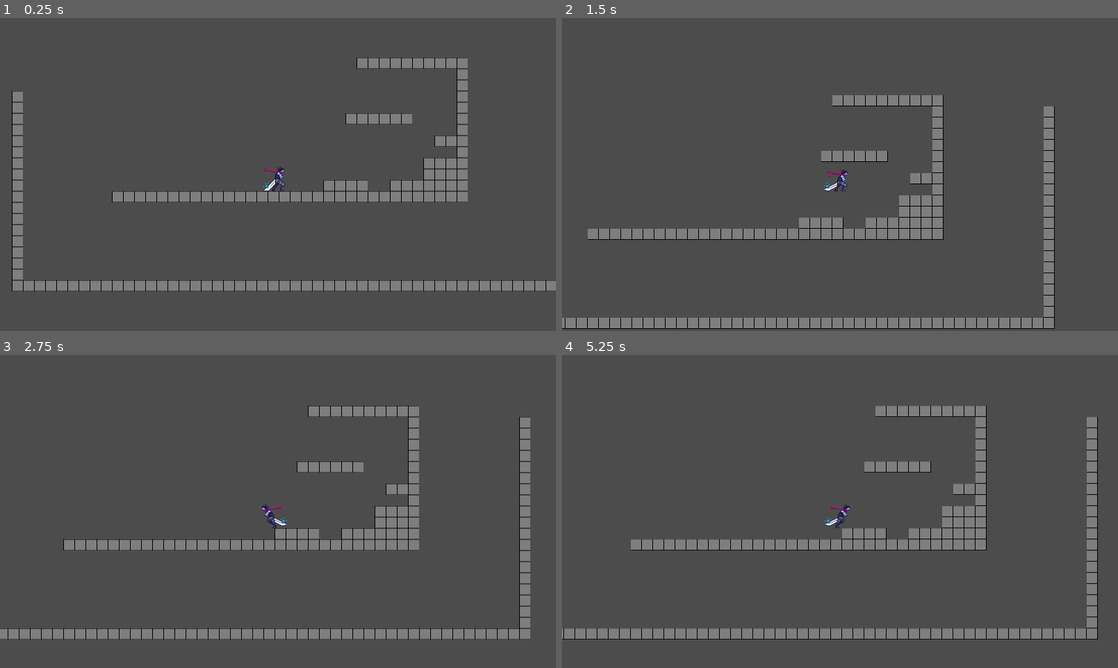
Above: before the commit, frames 1-4 (two rows, left to right).
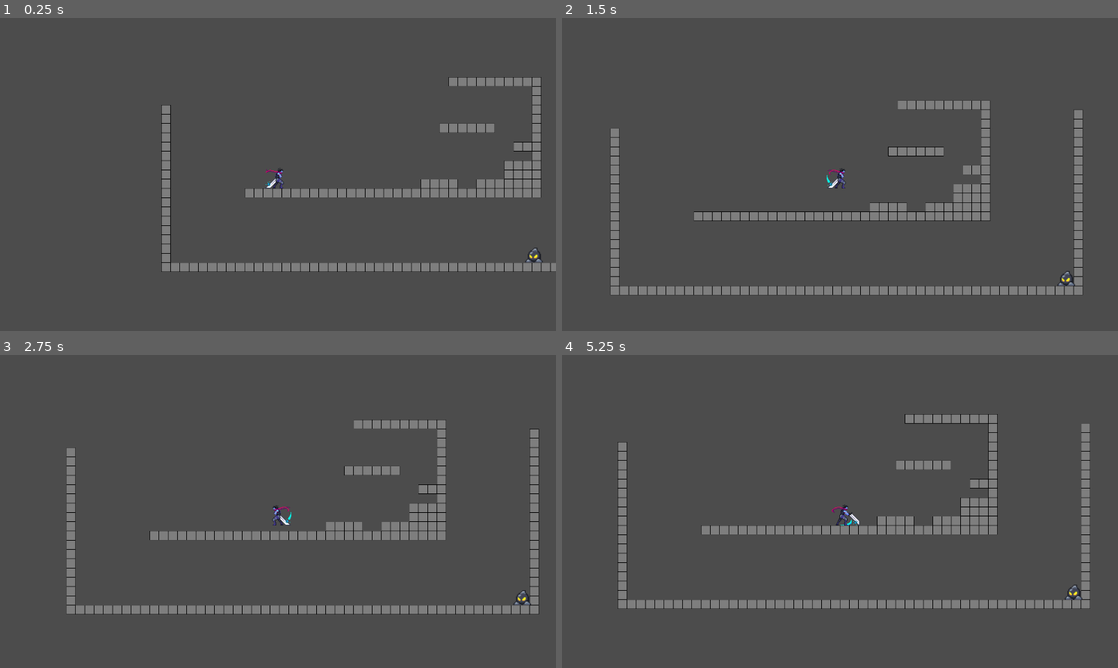
Above: after the commit, the same moments.

Repository: Desponark/The-Override
Game: Godot game, scene res://Game.tscn
The game is run twice, just before and just after one commit, with the same random seed, the same clock (stepped at 60 frames per second) and the same inputs.
Inputs:
- Up to frame 1 (0.25 s): no input
- Up to frame 2 (1.5 s): tap Enter at 0.5 s; hold F (attack) 0.53-1.28 s; hold Right (ui_right) from 0.53 s (still down); tap Space (jump) at 0.77, 0.8, 1.07, 1.35 s
- Up to frame 3 (2.75 s): tap Space (jump) at 1.52, 1.82, 2.3 s; tap F (attack) at 1.55 s; release Right (ui_right) at 2.03 s; hold Left (ui_left) from 2.03 s (still down); hold F (attack) from 2.03 s (still down)
- Up to frame 4 (5.25 s): release Left (ui_left) at 2.78 s; release F (attack) at 2.78 s; hold Right (ui_right) 2.78-4.28 s; tap F (attack) at 2.85, 4.35 s; tap Space (jump) at 3.02, 3.32, 3.6, 3.77, 4.07, 4.52, 4.82 s; hold Left (ui_left) 4.28-5.03 s; hold Right (ui_right) from 5.03 s (still down); hold F (attack) from 5.03 s (still down)

The runs differ from the first frame. In frame 1, 13% of the frame differs, in the area x 2-100%, y 12-88%; in frame 2, 16%, in the area x 0-94%, y 24-100%; in frame 3, 15%; in frame 4, 15%.

Commit message:
- added hit & hurtboxes - updated enemies - added juice to melee hit

Diff:
--- a/Prototype2/Game.tscn
+++ b/Prototype2/Game.tscn
@@ -1,13 +1,17 @@
-[gd_scene load_steps=3 format=2]
+[gd_scene load_steps=4 format=2]
 
 [ext_resource path="res://assets/player/Player.tscn" type="PackedScene" id=1]
 [ext_resource path="res://assets/environment/tilemaps/GrayBlock.tscn" type="PackedScene" id=2]
+[ext_resource path="res://assets/enemies/Enemy.tscn" type="PackedScene" id=3]
 
 [node name="Game" type="Node2D"]
 
 [node name="Player" parent="." instance=ExtResource( 1 )]
-position = Vector2( 477, 493 )
+position = Vector2( 115, 527 )
 acceleration = 0.05
 
 [node name="GrayBlock" parent="." instance=ExtResource( 2 )]
 tile_data = PoolIntArray( 393238, 0, 0, 393239, 0, 0, 393240, 0, 0, 393241, 0, 0, 393242, 0, 0, 393243, 0, 0, 393244, 0 …(2322 unchanged characters)…
+
+[node name="Enemy" parent="." instance=ExtResource( 3 )]
+position = Vector2( 989, 778 )
--- /dev/null
+++ b/Prototype2/assets/collisionBoxes/HitBox.gd
@@ -0,0 +1,4 @@
+class_name HitBox
+extends Area2D
+
+export var damage = 10
--- /dev/null
+++ b/Prototype2/assets/collisionBoxes/HurtBox.gd
@@ -0,0 +1,15 @@
+class_name HurtBox
+extends Area2D
+
+func _ready():
+	connect("area_entered", self, "_on_area_entered")
+
+func _on_area_entered(hitBox: HitBox):
+	# return if area is not a hitbox
+	if hitBox == null:
+		return
+
+	if owner.has_method("takeDamage"):
+		owner.takeDamage(hitBox.damage)
+	if owner.has_method("knockBack"):
+		owner.knockBack(hitBox.global_position)
--- /dev/null
+++ b/Prototype2/assets/enemies/Enemy.gd
@@ -0,0 +1,39 @@
+extends KinematicBody2D
+#extends RigidBody2D
+
+const upDiretion = Vector2.UP
+
+export var gravity = 4500.0
+export var moveSpeed = 400.0
+export (float, 0, 1.0) var acceleration = 0.1
+var horizontalDirection = -1
+
+var knockBackForce = Vector2.ZERO
+
+var velocity = Vector2.ZERO
+
+
+func takeDamage(damage):
+	$AnimationPlayer.play("hit")
+	print(damage)
+
+
+func knockBack(sourcePosition):
+	$HitParticles.rotation = get_angle_to(sourcePosition) + PI
+	knockBackForce = - global_position.direction_to(sourcePosition) * 300
+	velocity = knockBackForce
+
+	print(knockBackForce)
+
+func _physics_process(delta):
+
+	# get knockbacked
+#	knockBackForce = lerp(knockBackForce, Vector2.ZERO, delta * 10)
+#	move_and_slide(knockBackForce, upDiretion)
+
+	# apply gravity
+	velocity.y += gravity * delta
+	velocity.x += moveSpeed * delta
+	clamp(velocity.x, 0.0, moveSpeed)
+#	velocity.x = lerp(velocity.x, horizontalDirection * moveSpeed, acceleration)
+	move_and_slide(velocity, upDiretion)
--- /dev/null
+++ b/Prototype2/assets/enemies/Enemy.tscn
@@ -0,0 +1,203 @@
+[gd_scene load_steps=18 format=2]
+
+[ext_resource path="res://assets/enemies/Swordsman0000.png" type="Texture" id=1]
+[ext_resource path="res://assets/enemies/Swordsman0001.png" type="Texture" id=2]
+[ext_resource path="res://assets/enemies/Swordsman0003.png" type="Texture" id=3]
+[ext_resource path="res://assets/enemies/Swordsman0002.png" type="Texture" id=4]
+[ext_resource path="res://assets/collisionBoxes/HurtBox.gd" type="Script" id=5]
+[ext_resource path="res://assets/enemies/Enemy.gd" type="Script" id=6]
+[ext_resource path="res://assets/shaders/WhiteFlash.gdshader" type="Shader" id=7]
+[ext_resource path="res://assets/enemies/ice_particle_white.png" type="Texture" id=8]
+
+[sub_resource type="ShaderMaterial" id=8]
+shader = ExtResource( 7 )
+shader_param/active = false
+
+[sub_resource type="RectangleShape2D" id=4]
+extents = Vector2( 25, 24 )
+
+[sub_resource type="Animation" id=2]
+length = 0.001
+tracks/0/type = "value"
+tracks/0/path = NodePath("Sprite:texture")
+tracks/0/interp = 1
+tracks/0/loop_wrap = true
+tracks/0/imported = false
+tracks/0/enabled = true
+tracks/0/keys = {
+"times": PoolRealArray( 0 ),
+"transitions": PoolRealArray( 1 ),
+"update": 0,
+"values": [ ExtResource( 1 ) ]
+}
+tracks/1/type = "value"
+tracks/1/path = NodePath("Sprite:rotation_degrees")
+tracks/1/interp = 1
+tracks/1/loop_wrap = true
+tracks/1/imported = false
+tracks/1/enabled = true
+tracks/1/keys = {
+"times": PoolRealArray( 0 ),
+"transitions": PoolRealArray( 1 ),
+"update": 0,
+"values": [ 0.0 ]
+}
+tracks/2/type = "value"
+tracks/2/path = NodePath("Sprite:material:shader_param/active")
+tracks/2/interp = 1
+tracks/2/loop_wrap = true
+tracks/2/imported = false
+tracks/2/enabled = true
+tracks/2/keys = {
+"times": PoolRealArray( 0 ),
+"transitions": PoolRealArray( 1 ),
+"update": 0,
+"values": [ false ]
+}
+tracks/3/type = "value"
+tracks/3/path = NodePath("HitParticles:emitting")
+tracks/3/interp = 1
+tracks/3/loop_wrap = true
+tracks/3/imported = false
+tracks/3/enabled = true
+tracks/3/keys = {
+"times": PoolRealArray( 0 ),
+"transitions": PoolRealArray( 1 ),
+"update": 0,
+"values": [ false ]
+}
+
+[sub_resource type="Animation" id=6]
+resource_name = "hit"
+length = 0.3
+step = 0.05
+tracks/0/type = "value"
+tracks/0/path = NodePath("Sprite:rotation_degrees")
+tracks/0/interp = 1
+tracks/0/loop_wrap = true
+tracks/0/imported = false
+tracks/0/enabled = true
+tracks/0/keys = {
+"times": PoolRealArray( 0, 0.1, 0.2, 0.25 ),
+"transitions": PoolRealArray( 1, 1, 1, 1 ),
+"update": 0,
+"values": [ -20.0, 20.0, -10.0, 0.0 ]
+}
+tracks/1/type = "value"
+tracks/1/path = NodePath("Sprite:material:shader_param/active")
+tracks/1/interp = 1
+tracks/1/loop_wrap = true
+tracks/1/imported = false
+tracks/1/enabled = true
+tracks/1/keys = {
+"times": PoolRealArray( 0, 0.05, 0.1, 0.15 ),
+"transitions": PoolRealArray( 1, 1, 1, 1 ),
+"update": 1,
+"values": [ true, false, true, false ]
+}
+tracks/2/type = "method"
+tracks/2/path = NodePath("HitParticles")
+tracks/2/interp = 1
+tracks/2/loop_wrap = true
+tracks/2/imported = false
+tracks/2/enabled = true
+tracks/2/keys = {
+"times": PoolRealArray( 0 ),
+"transitions": PoolRealArray( 1 ),
+"values": [ {
+"args": [  ],
+"method": "restart"
+} ]
+}
+tracks/3/type = "value"
+tracks/3/path = NodePath("HitParticles:emitting")
+tracks/3/interp = 1
+tracks/3/loop_wrap = true
+tracks/3/imported = false
+tracks/3/enabled = true
+tracks/3/keys = {
+"times": PoolRealArray( 0 ),
+"transitions": PoolRealArray( 1 ),
+"update": 1,
+"values": [ true ]
+}
+
+[sub_resource type="Animation" id=3]
+resource_name = "run"
+length = 0.8
+loop = true
+tracks/0/type = "value"
+tracks/0/path = NodePath("Sprite:texture")
+tracks/0/interp = 1
+tracks/0/loop_wrap = true
+tracks/0/imported = false
+tracks/0/enabled = true
+tracks/0/keys = {
+"times": PoolRealArray( 0, 0.2, 0.4, 0.6 ),
+"transitions": PoolRealArray( 1, 1, 1, 1 ),
+"update": 1,
+"values": [ ExtResource( 1 ), ExtResource( 2 ), ExtResource( 4 ), ExtResource( 3 ) ]
+}
+
+[sub_resource type="RectangleShape2D" id=5]
+extents = Vector2( 25, 24 )
+
+[sub_resource type="Curve" id=10]
+_data = [ Vector2( 0, 0.413636 ), 0.0, 0.0, 0, 0, Vector2( 0.1875, 1 ), 0.0, 0.0, 0, 0, Vector2( 1, 0.195455 ), 0.0, 0.0, 0, 0 ]
+
+[sub_resource type="CurveTexture" id=11]
+curve = SubResource( 10 )
+
+[sub_resource type="ParticlesMaterial" id=9]
+emission_shape = 1
+emission_sphere_radius = 16.0
+flag_disable_z = true
+gravity = Vector3( 0, 0, 0 )
+initial_velocity = 600.0
+orbit_velocity = 0.0
+orbit_velocity_random = 0.0
+linear_accel = -850.0
+linear_accel_random = 0.58
+damping = 150.0
+damping_random = 0.45
+scale = 0.5
+scale_curve = SubResource( 11 )
+
+[node name="Enemy" type="KinematicBody2D"]
+script = ExtResource( 6 )
+
+[node name="Sprite" type="Sprite" parent="."]
+material = SubResource( 8 )
+position = Vector2( 1, 0 )
+scale = Vector2( 3, 3 )
+texture = ExtResource( 1 )
+
+[node name="CollisionShape2D" type="CollisionShape2D" parent="."]
+position = Vector2( -3, 12 )
+shape = SubResource( 4 )
+
+[node name="AnimationPlayer" type="AnimationPlayer" parent="."]
+anims/RESET = SubResource( 2 )
+anims/hit = SubResource( 6 )
+anims/run = SubResource( 3 )
+
+[node name="HurtBox" type="Area2D" parent="."]
+collision_layer = 0
+collision_mask = 2
+script = ExtResource( 5 )
+
+[node name="CollisionShape2D" type="CollisionShape2D" parent="HurtBox"]
+position = Vector2( -3, 12 )
+shape = SubResource( 5 )
+
+[node name="HitParticles" type="Particles2D" parent="."]
+emitting = false
+amount = 6
+lifetime = 0.3
+one_shot = true
+preprocess = 0.03
+explosiveness = 0.87
+randomness = 0.55
+local_coords = false
+process_material = SubResource( 9 )
+texture = ExtResource( 8 )
--- a/Prototype2/assets/player/Player.gd
+++ b/Prototype2/assets/player/Player.gd
@@ -17,22 +17,42 @@
 export var maxHealth = 100
 var health = 100
 
+var isFalling = false
+var isJumping = false
+var isDoubleJumping = false
+var isJumpCancelled = false
+var isIdling = false
+var isRunning = false
+
 func _ready():
 	health = maxHealth
+
+func _unhandled_input(event):
+	if event.is_action_pressed("attack"):
+		$AnimationPlayer.play("attack")
+	pass
 
 func _physics_process(delta: float):
 	var horizontalDirection = Input.get_action_strength("ui_right") - Input.get_action_strength("ui_left")
 
 	velocity = calculateMoveVelocity(horizontalDirection, delta)
 
-	var isFalling = velocity.y > 0.0 and not is_on_floor()
-	var isJumping = Input.is_action_just_pressed("jump") and is_on_floor()
-	var isDoubleJumping = Input.is_action_just_pressed("jump") and isFalling
-	var isJumpCancelled = Input.is_action_just_released("jump") and velocity.y < minJumpHeight
-	var isIdling = is_on_floor() and is_zero_approx(velocity.x)
-	var isRunning = is_on_floor() and not is_zero_approx(velocity.x)
+	isFalling = velocity.y > 0.0 and not is_on_floor()
+	isJumping = Input.is_action_just_pressed("jump") and is_on_floor()
+	isDoubleJumping = Input.is_action_just_pressed("jump") and isFalling
+	isJumpCancelled = Input.is_action_just_released("jump") and velocity.y < minJumpHeight
+	isIdling = is_on_floor() and (velocity.x < 1 and velocity.x > -1) #is_zero_approx(velocity.x)
+	isRunning = is_on_floor() and not (velocity.x < 1 and velocity.x > -1) #not is_zero_approx(velocity.x)
 
-	# handle jumping
+	handleJumping()
+
+	playAnimations()
+
+	velocity = move_and_slide(velocity, upDiretion)
+
+	switchSpriteDirection(horizontalDirection)
+
+func handleJumping():
 	if isJumping:
 		jumpsMade += 1
 		velocity.y = maxJumpHeight
@@ -45,20 +65,22 @@
 	elif isIdling or isRunning:
 		jumpsMade = 0
 
-	# play animations
+func playAnimations():
+	# if attack animation plays dont play any other animation
+	if $AnimationPlayer.current_animation == "attack":
+		return
+
 	if isJumping or isDoubleJumping:
-		$AnimationPlayer.play("Jump")
+#		$AnimationPlayer.play("jump")
+		pass
 	elif isRunning:
-		$AnimationPlayer.play("Run")
+		$AnimationPlayer.play("run")
 	elif isFalling:
-#		$AnimationPlayer.play("Fall")
+#		$AnimationPlayer.play("fall")
 		pass
 	elif isIdling:
-		$AnimationPlayer.play("Idle")
+		$AnimationPlayer.play("idle")
 
-	velocity = move_and_slide(velocity, upDiretion)
-
-	switchSpriteDirection(horizontalDirection)
 
 func calculateMoveVelocity(horizontalDirection, delta):
 	if horizontalDirection != 0:
--- a/Prototype2/assets/player/Player.tscn
+++ b/Prototype2/assets/player/Player.tscn
@@ -1,171 +1,15 @@
-[gd_scene load_steps=12 format=2]
+[gd_scene load_steps=14 format=2]
 
 [ext_resource path="res://assets/player/SwordsmanIdle-sheet.png" type="Texture" id=1]
 [ext_resource path="res://assets/player/Player.gd" type="Script" id=2]
 [ext_resource path="res://assets/player/SwordsmanRunningSeperated-sheet.png" type="Texture" id=3]
 [ext_resource path="res://assets/player/SwordsmanJump-sheet.png" type="Texture" id=4]
 [ext_resource path="res://assets/player/SwordsmanAttack-sheet.png" type="Texture" id=5]
+[ext_resource path="res://assets/collisionBoxes/HitBox.gd" type="Script" id=6]
 
 [sub_resource type="CapsuleShape2D" id=1]
 radius = 32.0
 height = 8.0
-
-[sub_resource type="Animation" id=5]
-resource_name = "Attack"
-length = 0.6
-tracks/0/type = "value"
-tracks/0/path = NodePath("Sprite:frame")
-tracks/0/interp = 1
-tracks/0/loop_wrap = true
-tracks/0/imported = false
-tracks/0/enabled = true
-tracks/0/keys = {
-"times": PoolRealArray( 0, 0.6 ),
-"transitions": PoolRealArray( 1, 1 ),
-"update": 0,
-"values": [ 0, 5 ]
-}
-tracks/1/type = "value"
-tracks/1/path = NodePath("Sprite:texture")
-tracks/1/interp = 1
-tracks/1/loop_wrap = true
-tracks/1/imported = false
-tracks/1/enabled = true
-tracks/1/keys = {
-"times": PoolRealArray( 0 ),
-"transitions": PoolRealArray( 1 ),
-"update": 1,
-"values": [ ExtResource( 5 ) ]
-}
-tracks/2/type = "value"
-tracks/2/path = NodePath("Sprite:hframes")
-tracks/2/interp = 1
-tracks/2/loop_wrap = true
-tracks/2/imported = false
-tracks/2/enabled = true
-tracks/2/keys = {
-"times": PoolRealArray( 0 ),
-"transitions": PoolRealArray( 1 ),
-"update": 1,
-"values": [ 6 ]
-}
-tracks/3/type = "value"
-tracks/3/path = NodePath("Sprite:position")
-tracks/3/interp = 1
-tracks/3/loop_wrap = true
-tracks/3/imported = false
-tracks/3/enabled = true
-tracks/3/keys = {
-"times": PoolRealArray( 0 ),
-"transitions": PoolRealArray( 1 ),
-"update": 0,
-"values": [ Vector2( 0, -19 ) ]
-}
-
-[sub_resource type="Animation" id=2]
-resource_name = "Idle"
-length = 0.6
-loop = true
-tracks/0/type = "value"
-tracks/0/path = NodePath("Sprite:frame")
-tracks/0/interp = 1
-tracks/0/loop_wrap = true
-tracks/0/imported = false
-tracks/0/enabled = true
-tracks/0/keys = {
-"times": PoolRealArray( 0, 0.6 ),
-"transitions": PoolRealArray( 1, 1 ),
-"update": 0,
-"values": [ 0, 3 ]
-}
-tracks/1/type = "value"
-tracks/1/path = NodePath("Sprite:texture")
-tracks/1/interp = 1
-tracks/1/loop_wrap = true
-tracks/1/imported = false
-tracks/1/enabled = true
-tracks/1/keys = {
-"times": PoolRealArray( 0 ),
-"transitions": PoolRealArray( 1 ),
-"update": 1,
-"values": [ ExtResource( 1 ) ]
-}
-tracks/2/type = "value"
-tracks/2/path = NodePath("Sprite:hframes")
-tracks/2/interp = 1
-tracks/2/loop_wrap = true
-tracks/2/imported = false
-tracks/2/enabled = true
-tracks/2/keys = {
-"times": PoolRealArray( 0 ),
-"transitions": PoolRealArray( 1 ),
-"update": 1,
-"values": [ 4 ]
-}
-tracks/3/type = "value"
-tracks/3/path = NodePath("Sprite:position")
-tracks/3/interp = 1
-tracks/3/loop_wrap = true
-tracks/3/imported = false
-tracks/3/enabled = true
-tracks/3/keys = {
-"times": PoolRealArray( 0 ),
-"transitions": PoolRealArray( 1 ),
-"update": 0,
-"values": [ Vector2( -12, 0 ) ]
-}
-
-[sub_resource type="Animation" id=3]
-resource_name = "Jump"
-length = 0.8
-tracks/0/type = "value"
-tracks/0/path = NodePath("Sprite:frame")
-tracks/0/interp = 1
-tracks/0/loop_wrap = true
-tracks/0/imported = false
-tracks/0/enabled = true
-tracks/0/keys = {
-"times": PoolRealArray( 0, 0.8 ),
-"transitions": PoolRealArray( 1, 1 ),
-"update": 0,
-"values": [ 0, 8 ]
-}
-tracks/1/type = "value"
-tracks/1/path = NodePath("Sprite:texture")
-tracks/1/interp = 1
-tracks/1/loop_wrap = true
-tracks/1/imported = false
-tracks/1/enabled = true
-tracks/1/keys = {
-"times": PoolRealArray( 0 ),
-"transitions": PoolRealArray( 1 ),
-"update": 1,
-"values": [ ExtResource( 4 ) ]
-}
-tracks/2/type = "value"
-tracks/2/path = NodePath("Sprite:hframes")
-tracks/2/interp = 1
-tracks/2/loop_wrap = true
-tracks/2/imported = false
-tracks/2/enabled = true
-tracks/2/keys = {
-"times": PoolRealArray( 0 ),
-"transitions": PoolRealArray( 1 ),
-"update": 1,
-"values": [ 9 ]
-}
-tracks/3/type = "value"
-tracks/3/path = NodePath("Sprite:position")
-tracks/3/interp = 1
-tracks/3/loop_wrap = true
-tracks/3/imported = false
-tracks/3/enabled = true
-tracks/3/keys = {
-"times": PoolRealArray( 0 ),
-"transitions": PoolRealArray( 1 ),
-"update": 0,
-"values": [ Vector2( -9, -34 ) ]
-}
 
 [sub_resource type="Animation" id=6]
 length = 0.001
@@ -229,9 +73,190 @@
 "update": 0,
 "values": [ Vector2( 0, -34 ) ]
 }
+tracks/5/type = "value"
+tracks/5/path = NodePath("HitBox/CollisionShape2D:disabled")
+tracks/5/interp = 1
+tracks/5/loop_wrap = true
+tracks/5/imported = false
+tracks/5/enabled = true
+tracks/5/keys = {
+"times": PoolRealArray( 0 ),
+"transitions": PoolRealArray( 1 ),
+"update": 0,
+"values": [ true ]
+}
+
+[sub_resource type="Animation" id=5]
+resource_name = "attack"
+length = 0.4
+tracks/0/type = "value"
+tracks/0/path = NodePath("Sprite:frame")
+tracks/0/interp = 1
+tracks/0/loop_wrap = true
+tracks/0/imported = false
+tracks/0/enabled = true
+tracks/0/keys = {
+"times": PoolRealArray( 0, 0.4 ),
+"transitions": PoolRealArray( 1, 1 ),
+"update": 0,
+"values": [ 0, 5 ]
+}
+tracks/1/type = "value"
+tracks/1/path = NodePath("Sprite:texture")
+tracks/1/interp = 1
+tracks/1/loop_wrap = true
+tracks/1/imported = false
+tracks/1/enabled = true
+tracks/1/keys = {
+"times": PoolRealArray( 0 ),
+"transitions": PoolRealArray( 1 ),
+"update": 1,
+"values": [ ExtResource( 5 ) ]
+}
+tracks/2/type = "value"
+tracks/2/path = NodePath("Sprite:hframes")
+tracks/2/interp = 1
+tracks/2/loop_wrap = true
+tracks/2/imported = false
+tracks/2/enabled = true
+tracks/2/keys = {
+"times": PoolRealArray( 0 ),
+"transitions": PoolRealArray( 1 ),
+"update": 1,
+"values": [ 6 ]
+}
+tracks/3/type = "value"
+tracks/3/path = NodePath("Sprite:position")
+tracks/3/interp = 1
+tracks/3/loop_wrap = true
+tracks/3/imported = false
+tracks/3/enabled = true
+tracks/3/keys = {
+"times": PoolRealArray( 0 ),
+"transitions": PoolRealArray( 1 ),
+"update": 0,
+"values": [ Vector2( 0, -19 ) ]
+}
+tracks/4/type = "value"
+tracks/4/path = NodePath("HitBox/CollisionShape2D:disabled")
+tracks/4/interp = 1
+tracks/4/loop_wrap = true
+tracks/4/imported = false
+tracks/4/enabled = true
+tracks/4/keys = {
+"times": PoolRealArray( 0, 0.2, 0.4 ),
+"transitions": PoolRealArray( 1, 1, 1 ),
+"update": 1,
+"values": [ true, false, true ]
+}
+
+[sub_resource type="Animation" id=2]
+resource_name = "idle"
+length = 0.6
+loop = true
+tracks/0/type = "value"
+tracks/0/path = NodePath("Sprite:frame")
+tracks/0/interp = 1
+tracks/0/loop_wrap = true
+tracks/0/imported = false
+tracks/0/enabled = true
+tracks/0/keys = {
+"times": PoolRealArray( 0, 0.6 ),
+"transitions": PoolRealArray( 1, 1 ),
+"update": 0,
+"values": [ 0, 3 ]
+}
+tracks/1/type = "value"
+tracks/1/path = NodePath("Sprite:texture")
+tracks/1/interp = 1
+tracks/1/loop_wrap = true
+tracks/1/imported = false
+tracks/1/enabled = true
+tracks/1/keys = {
+"times": PoolRealArray( 0 ),
+"transitions": PoolRealArray( 1 ),
+"update": 1,
+"values": [ ExtResource( 1 ) ]
+}
+tracks/2/type = "value"
+tracks/2/path = NodePath("Sprite:hframes")
+tracks/2/interp = 1
+tracks/2/loop_wrap = true
+tracks/2/imported = false
+tracks/2/enabled = true
+tracks/2/keys = {
+"times": PoolRealArray( 0 ),
+"transitions": PoolRealArray( 1 ),
+"update": 1,
+"values": [ 4 ]
+}
+tracks/3/type = "value"
+tracks/3/path = NodePath("Sprite:position")
+tracks/3/interp = 1
+tracks/3/loop_wrap = true
+tracks/3/imported = false
+tracks/3/enabled = true
+tracks/3/keys = {
+"times": PoolRealArray( 0 ),
+"transitions": PoolRealArray( 1 ),
+"update": 0,
+"values": [ Vector2( -12, 0 ) ]
+}
+
+[sub_resource type="Animation" id=3]
+resource_name = "jump"
+length = 0.8
+tracks/0/type = "value"
+tracks/0/path = NodePath("Sprite:frame")
+tracks/0/interp = 1
+tracks/0/loop_wrap = true
+tracks/0/imported = false
+tracks/0/enabled = true
+tracks/0/keys = {
+"times": PoolRealArray( 0, 0.8 ),
+"transitions": PoolRealArray( 1, 1 ),
+"update": 0,
+"values": [ 0, 8 ]
+}
+tracks/1/type = "value"
+tracks/1/path = NodePath("Sprite:texture")
+tracks/1/interp = 1
+tracks/1/loop_wrap = true
+tracks/1/imported = false
+tracks/1/enabled = true
+tracks/1/keys = {
+"times": PoolRealArray( 0 ),
+"transitions": PoolRealArray( 1 ),
+"update": 1,
+"values": [ ExtResource( 4 ) ]
+}
+tracks/2/type = "value"
+tracks/2/path = NodePath("Sprite:hframes")
+tracks/2/interp = 1
+tracks/2/loop_wrap = true
+tracks/2/imported = false
+tracks/2/enabled = true
+tracks/2/keys = {
+"times": PoolRealArray( 0 ),
+"transitions": PoolRealArray( 1 ),
+"update": 1,
+"values": [ 9 ]
+}
+tracks/3/type = "value"
+tracks/3/path = NodePath("Sprite:position")
+tracks/3/interp = 1
+tracks/3/loop_wrap = true
+tracks/3/imported = false
+tracks/3/enabled = true
+tracks/3/keys = {
+"times": PoolRealArray( 0 ),
+"transitions": PoolRealArray( 1 ),
+"update": 0,
+"values": [ Vector2( -9, -34 ) ]
+}
 
 [sub_resource type="Animation" id=4]
-resource_name = "Run"
+resource_name = "run"
 length = 0.8
 loop = true
 tracks/0/type = "value"
@@ -282,6 +307,9 @@
 "update": 1,
 "values": [ Vector2( -9, 0 ) ]
 }
+
+[sub_resource type="CircleShape2D" id=7]
+radius = 61.0
 
 [node name="Player" type="KinematicBody2D"]
 script = ExtResource( 2 )
@@ -298,12 +326,22 @@
 shape = SubResource( 1 )
 
 [node name="AnimationPlayer" type="AnimationPlayer" parent="."]
-autoplay = "Idle"
-anims/Attack = SubResource( 5 )
-anims/Idle = SubResource( 2 )
-anims/Jump = SubResource( 3 )
+autoplay = "idle"
 anims/RESET = SubResource( 6 )
-anims/Run = SubResource( 4 )
+anims/attack = SubResource( 5 )
+anims/idle = SubResource( 2 )
+anims/jump = SubResource( 3 )
+anims/run = SubResource( 4 )
 
 [node name="Camera2D" type="Camera2D" parent="."]
 current = true
+
+[node name="HitBox" type="Area2D" parent="."]
+collision_layer = 2
+collision_mask = 0
+script = ExtResource( 6 )
+
+[node name="CollisionShape2D" type="CollisionShape2D" parent="HitBox"]
+position = Vector2( 4, -13 )
+shape = SubResource( 7 )
+disabled = true
--- /dev/null
+++ b/Prototype2/assets/shaders/WhiteFlash.gdshader
@@ -0,0 +1,15 @@
+shader_type canvas_item;
+
+uniform bool active = false;
+
+void fragment() {
+	// Replaces all but alpha to white if active = true
+	vec4 origional_color = texture(TEXTURE, UV);
+	vec4 white_color = vec4(1.0, 1.0, 1.0, origional_color.a);
+	vec4 new_color = origional_color;
+	if (active == true)
+	{
+		new_color = white_color
+	}
+	COLOR = new_color;
+}
--- a/Prototype2/project.godot
+++ b/Prototype2/project.godot
@@ -8,6 +8,22 @@
 
 config_version=4
 
+_global_script_classes=[ {
+"base": "Area2D",
+"class": "HitBox",
+"language": "GDScript",
+"path": "res://assets/collisionBoxes/HitBox.gd"
+}, {
+"base": "Area2D",
+"class": "HurtBox",
+"language": "GDScript",
+"path": "res://assets/collisionBoxes/HurtBox.gd"
+} ]
+_global_script_class_icons={
+"HitBox": "",
+"HurtBox": ""
+}
+
 [application]
 
 config/name="Prototype 2"
@@ -16,9 +32,9 @@
 
 [display]
 
-window/size/width=1600
-window/size/height=900
-window/stretch/mode="2d"
+window/size/width=1920
+window/size/height=1080
+window/stretch/mode="viewport"
 window/stretch/aspect="keep"
 
 [gui]
@@ -71,6 +87,17 @@
  ]
 }
 
+[layer_names]
+
+2d_render/layer_1="world"
+2d_render/layer_2="player"
+2d_render/layer_3="enemy"
+2d_render/layer_4="neutral"
+2d_physics/layer_1="world"
+2d_physics/layer_2="player"
+2d_physics/layer_3="enemy"
+2d_physics/layer_4="neutral"
+
 [physics]
 
 common/enable_pause_aware_picking=true
Binary file added: Prototype2/assets/enemies/Swordsman0000.png
Not shown, added: Prototype2/assets/enemies/Swordsman0000.png.import
Binary file added: Prototype2/assets/enemies/Swordsman0001.png
Not shown, added: Prototype2/assets/enemies/Swordsman0001.png.import
Binary file added: Prototype2/assets/enemies/Swordsman0002.png
Not shown, added: Prototype2/assets/enemies/Swordsman0002.png.import
Binary file added: Prototype2/assets/enemies/Swordsman0003.png
Not shown, added: Prototype2/assets/enemies/Swordsman0003.png.import
Binary file added: Prototype2/assets/enemies/ice_particle_white.png
Not shown, added: Prototype2/assets/enemies/ice_particle_white.png.import
